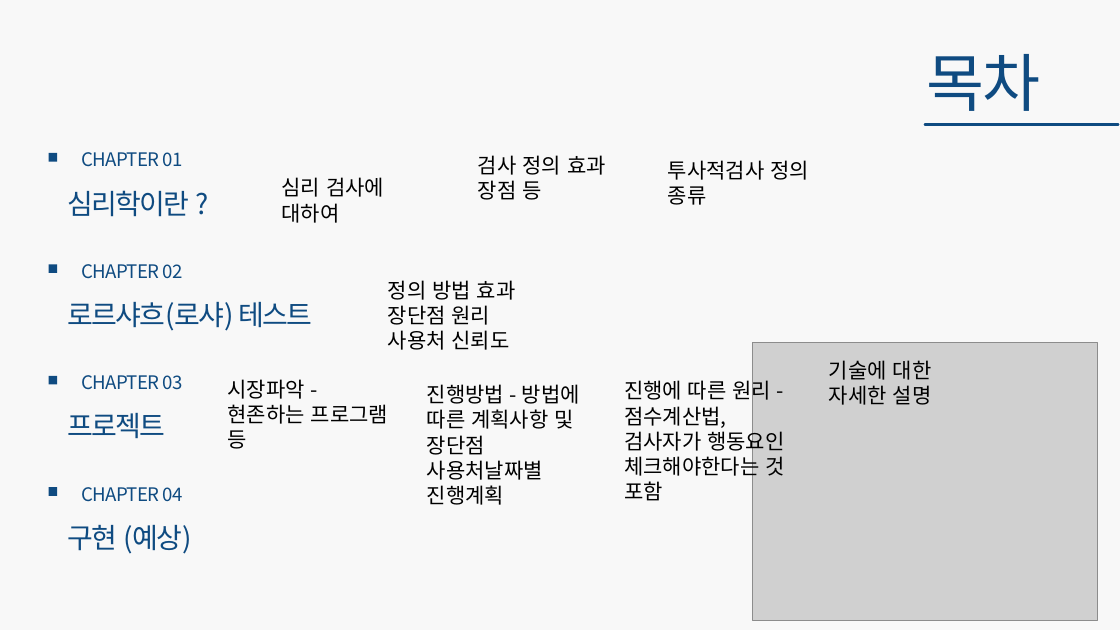
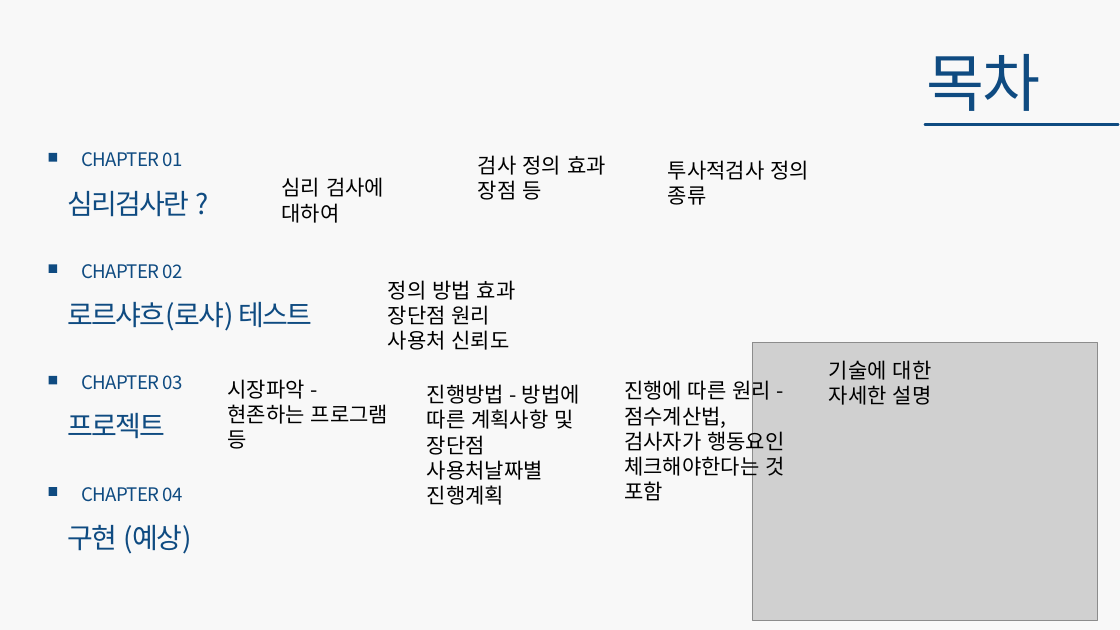
Before and after one commit to CUTE-MOONDO/growing-flowers, a slide deck: slide 2 of 로샤논문.pptx. Drawn at 1120x630 pixels with LibreOffice and Linux fonts; fonts in the diff are those of the drawing; grey boxes stand for pictures. Boxes give left, top, right and bottom in pixels: in the first picture for what was removed or moved away, otherwise in the second. Text is boxed around its words. In the diff, an @@ line names an element or a change of style, - is before the commit and + after.

```diff
--- a/로샤논문.pptx
+++ b/로샤논문.pptx
@@ text at [68,191,190,217]: text changed @@
-심리학이란 ?
+심리검사란 ?
```
Also in this commit, not shown: 3 other slides changed, 7 slides added.
